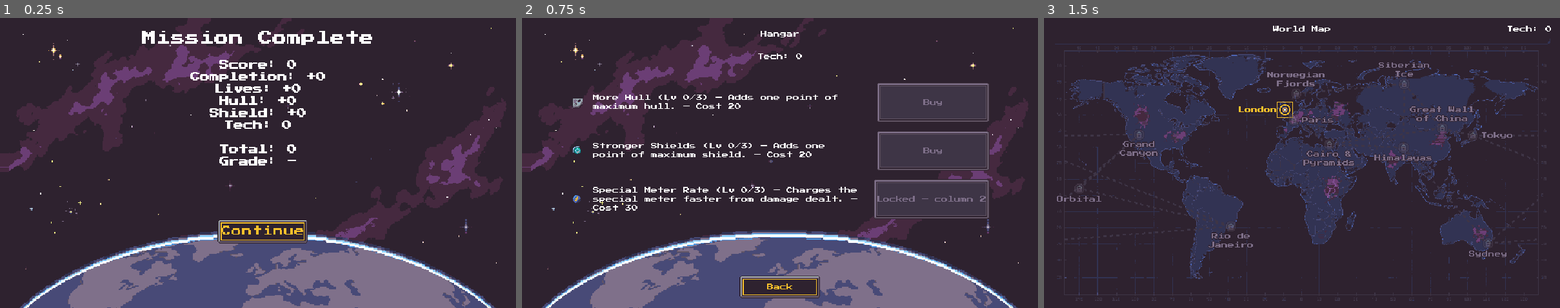
Above: before the commit, frames 1-3 (left to right).
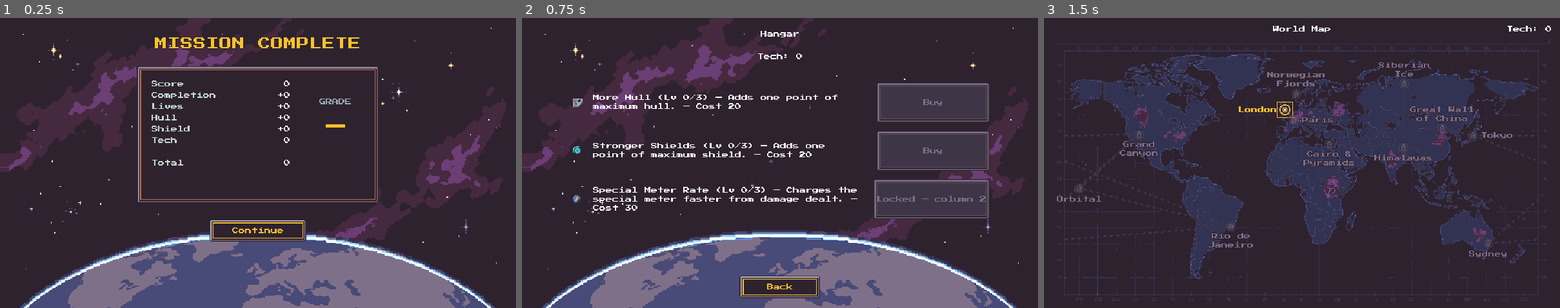
Above: after the commit, the same moments.

Repository: Funfetsunk/terra-intercept
Game: Godot game, scene res://scenes/menus/results_screen.tscn
Two runs of this game, one before a commit and one after it. Both use one fixed random seed, a clock stepped at 60 frames per second and the inputs below. This scene is started directly instead of the project's main scene.
Inputs:
- Up to frame 1 (0.25 s): no input
- Up to frame 2 (0.75 s): click "Continue" at 0.5 s
- Up to frame 3 (1.5 s): click "Back" at 1.25 s

The runs differ from the first frame. In frame 1, 5.4% of the frame differs, in the area x 26-74%, y 4-78%; in frame 2, nothing differs; in frame 3, nothing differs.

Commit message:
Polish the results, game-over and title screens
- Results: a gold "MISSION COMPLETE" header, and the score breakdown in
  a framed panel with names left-aligned and values right-aligned. The
  grade is shown large (32px) with a caption. results_screen.gd now fills
  three labels in place of one text block.
- Game over: a red "MISSION FAILED" header, and evenly sized, spaced
  buttons.
- Title: Start and Options at 16px on matching 148px buttons.

Every font size here is now 8, 16 or 32. The old 11, 12, 13 and 18px
sizes are off Press Start 2P's 8px pixel grid and drew uneven glyphs.

Co-Authored-By: Claude Opus 5.5 <noreply@anthropic.com>
Claude-Session: https://claude.ai/code/session_01H357k7vYWoZ8XVmx2UrTn5

Diff:
--- a/scenes/menus/game_over_screen.tscn
+++ b/scenes/menus/game_over_screen.tscn
@@ -27,32 +27,40 @@
 
 [node name="TitleLabel" type="Label" parent="." unique_id=878544757]
 layout_mode = 0
-offset_top = 16.0
+offset_top = 60.0
 offset_right = 640.0
-offset_bottom = 40.0
-theme_override_font_sizes/font_size = 18
-text = "Mission Failed"
+offset_bottom = 80.0
+theme_override_colors/font_color = Color(0.9098039, 0.23137255, 0.23137255, 1)
+theme_override_colors/font_outline_color = Color(0.18039216, 0.13333334, 0.18431373, 1)
+theme_override_constants/outline_size = 2
+theme_override_font_sizes/font_size = 16
+text = "MISSION FAILED"
 horizontal_alignment = 1
 
 [node name="ButtonList" type="VBoxContainer" parent="." unique_id=1454568915]
 layout_mode = 0
-offset_left = 260.0
-offset_top = 140.0
-offset_right = 380.0
-offset_bottom = 260.0
+offset_left = 240.0
+offset_top = 120.0
+offset_right = 400.0
+offset_bottom = 250.0
+theme_override_constants/separation = 6
 
 [node name="RestartButton" type="Button" parent="ButtonList" unique_id=136437513]
+custom_minimum_size = Vector2(160, 26)
 layout_mode = 2
 text = "Restart Mission"
 
 [node name="SkipTutorialButton" type="Button" parent="ButtonList" unique_id=724030992]
+custom_minimum_size = Vector2(160, 26)
 layout_mode = 2
 text = "Skip Tutorial"
 
 [node name="QuitButton" type="Button" parent="ButtonList" unique_id=1996368015]
+custom_minimum_size = Vector2(160, 26)
 layout_mode = 2
 text = "Quit to Title"
 
 [node name="HangarButton" type="Button" parent="ButtonList" unique_id=25601131]
+custom_minimum_size = Vector2(160, 26)
 layout_mode = 2
 text = "Hangar"
--- a/scenes/menus/results_screen.gd
+++ b/scenes/menus/results_screen.gd
@@ -1,15 +1,19 @@
 extends Control
 
 @onready var _continue_button: Button = $ContinueButton
-@onready var _results_label: Label = $ResultsLabel
+@onready var _names_label: Label = $Frame/NamesLabel
+@onready var _values_label: Label = $Frame/ValuesLabel
+@onready var _grade_label: Label = $Frame/GradeLabel
 
 func _ready() -> void:
 	var r: Dictionary = get_node("/root/GameState").last_mission_results
-	_results_label.text = "Score: %d\nCompletion: +%d\nLives: +%d\nHull: +%d\nShield: +%d\nTech: %d\n\nTotal: %d\nGrade: %s" % [
+	_names_label.text = "Score\nCompletion\nLives\nHull\nShield\nTech\n\nTotal"
+	_values_label.text = "%d\n+%d\n+%d\n+%d\n+%d\n%d\n\n%d" % [
 		r.get("base_score", 0), r.get("completion_bonus", 0), r.get("lives_bonus", 0),
 		r.get("hull_bonus", 0), r.get("shield_bonus", 0), r.get("tech", 0),
-		r.get("total_score", 0), r.get("grade", "-"),
+		r.get("total_score", 0),
 	]
+	_grade_label.text = str(r.get("grade", "-"))
 	_continue_button.pressed.connect(_on_continue)
 	_continue_button.grab_focus()
 
--- a/scenes/menus/results_screen.tscn
+++ b/scenes/menus/results_screen.tscn
@@ -2,6 +2,7 @@
 
 [ext_resource type="Script" uid="uid://bj2ever8ip4q0" path="res://scenes/menus/results_screen.gd" id="1_cppup"]
 [ext_resource type="Texture2D" uid="uid://i768lh5kdmul" path="res://art/sprites/ui/menu_background.png" id="2_dwvih"]
+[ext_resource type="StyleBox" uid="uid://bh6ph7hdr1hrx" path="res://themes/panel_frame.tres" id="3_5mbrb"]
 
 [node name="ResultsScreen" type="Control" unique_id=1594880899]
 layout_mode = 3
@@ -27,28 +28,80 @@
 
 [node name="TitleLabel" type="Label" parent="." unique_id=992348054]
 layout_mode = 0
-offset_top = 16.0
+offset_top = 24.0
 offset_right = 640.0
-offset_bottom = 40.0
-theme_override_font_sizes/font_size = 18
-text = "Mission Complete"
+offset_bottom = 44.0
+theme_override_colors/font_color = Color(0.9764706, 0.7607843, 0.16862746, 1)
+theme_override_colors/font_outline_color = Color(0.18039216, 0.13333334, 0.18431373, 1)
+theme_override_constants/outline_size = 2
+theme_override_font_sizes/font_size = 16
+text = "MISSION COMPLETE"
 horizontal_alignment = 1
 
-[node name="ResultsLabel" type="Label" parent="." unique_id=119960425]
+[node name="Frame" type="Panel" parent="." unique_id=459731198]
 layout_mode = 0
-offset_left = 220.0
-offset_top = 52.0
-offset_right = 420.0
-offset_bottom = 232.0
-theme_override_font_sizes/font_size = 12
-text = "Score: 0"
+offset_left = 170.0
+offset_top = 60.0
+offset_right = 470.0
+offset_bottom = 230.0
+mouse_filter = 2
+theme_override_styles/panel = ExtResource("3_5mbrb")
+
+[node name="NamesLabel" type="Label" parent="Frame" unique_id=659667556]
+layout_mode = 0
+offset_left = 18.0
+offset_top = 18.0
+offset_right = 128.0
+offset_bottom = 158.0
+theme_override_colors/font_color = Color(0.78039217, 0.8627451, 0.8156863, 1)
+theme_override_colors/font_outline_color = Color(0.18039216, 0.13333334, 0.18431373, 1)
+theme_override_constants/line_spacing = 6
+theme_override_constants/outline_size = 2
+theme_override_font_sizes/font_size = 8
+
+[node name="ValuesLabel" type="Label" parent="Frame" unique_id=1295040431]
+layout_mode = 0
+offset_left = 110.0
+offset_top = 18.0
+offset_right = 190.0
+offset_bottom = 158.0
+theme_override_colors/font_color = Color(1, 1, 1, 1)
+theme_override_colors/font_outline_color = Color(0.18039216, 0.13333334, 0.18431373, 1)
+theme_override_constants/line_spacing = 6
+theme_override_constants/outline_size = 2
+theme_override_font_sizes/font_size = 8
+horizontal_alignment = 2
+
+[node name="GradeCaption" type="Label" parent="Frame" unique_id=487305480]
+layout_mode = 0
+offset_left = 206.0
+offset_top = 40.0
+offset_right = 286.0
+offset_bottom = 56.0
+theme_override_colors/font_color = Color(0.60784316, 0.67058825, 0.69803923, 1)
+theme_override_colors/font_outline_color = Color(0.18039216, 0.13333334, 0.18431373, 1)
+theme_override_constants/outline_size = 2
+theme_override_font_sizes/font_size = 8
+text = "GRADE"
+horizontal_alignment = 1
+
+[node name="GradeLabel" type="Label" parent="Frame" unique_id=1075369849]
+layout_mode = 0
+offset_left = 206.0
+offset_top = 60.0
+offset_right = 286.0
+offset_bottom = 100.0
+theme_override_colors/font_color = Color(0.9764706, 0.7607843, 0.16862746, 1)
+theme_override_colors/font_outline_color = Color(0.18039216, 0.13333334, 0.18431373, 1)
+theme_override_constants/outline_size = 2
+theme_override_font_sizes/font_size = 32
+text = "-"
 horizontal_alignment = 1
 
 [node name="ContinueButton" type="Button" parent="." unique_id=1449946164]
 layout_mode = 0
-offset_left = 270.0
+offset_left = 260.0
 offset_top = 250.0
-offset_right = 370.0
-offset_bottom = 280.0
-theme_override_font_sizes/font_size = 13
+offset_right = 380.0
+offset_bottom = 278.0
 text = "Continue"
--- a/scenes/menus/title_screen.tscn
+++ b/scenes/menus/title_screen.tscn
@@ -47,18 +47,18 @@
 
 [node name="StartButton" type="Button" parent="." unique_id=1449946165]
 layout_mode = 0
-offset_left = 270.0
-offset_top = 250.0
-offset_right = 370.0
-offset_bottom = 280.0
-theme_override_font_sizes/font_size = 13
+offset_left = 246.0
+offset_top = 246.0
+offset_right = 394.0
+offset_bottom = 276.0
+theme_override_font_sizes/font_size = 16
 text = "Start"
 
 [node name="OptionsButton" type="Button" parent="." unique_id=1021073087]
 layout_mode = 0
-offset_left = 260.0
-offset_top = 290.0
-offset_right = 380.0
-offset_bottom = 318.0
-theme_override_font_sizes/font_size = 11
+offset_left = 246.0
+offset_top = 284.0
+offset_right = 394.0
+offset_bottom = 314.0
+theme_override_font_sizes/font_size = 16
 text = "Options"
